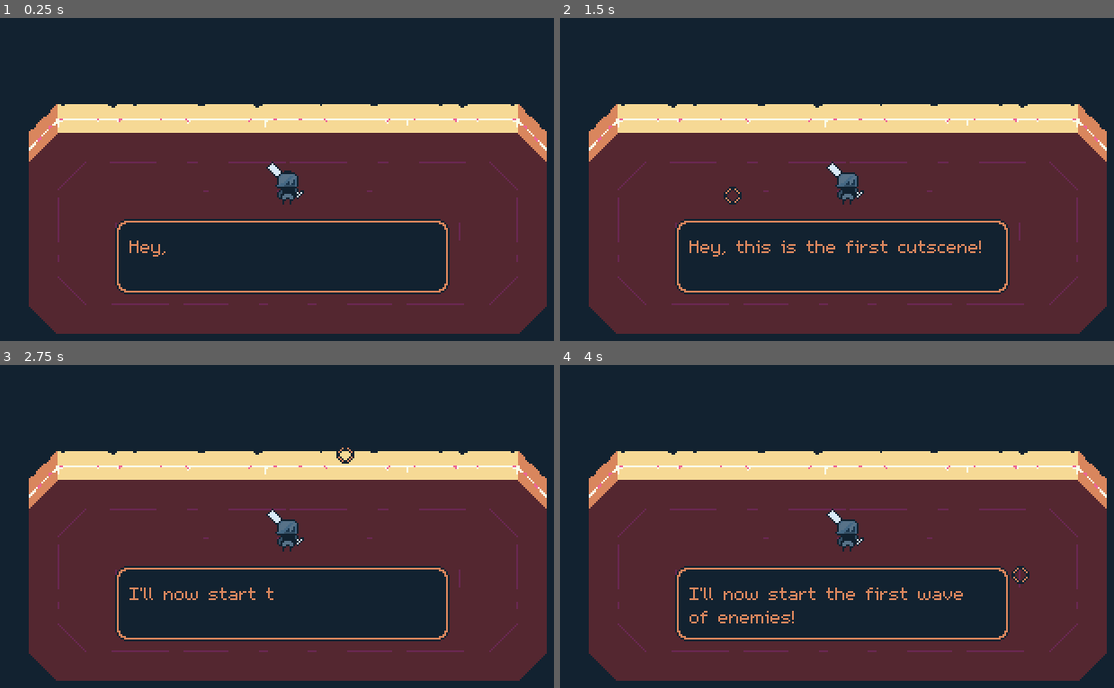
Above: before the commit, frames 1-4 (two rows, left to right).
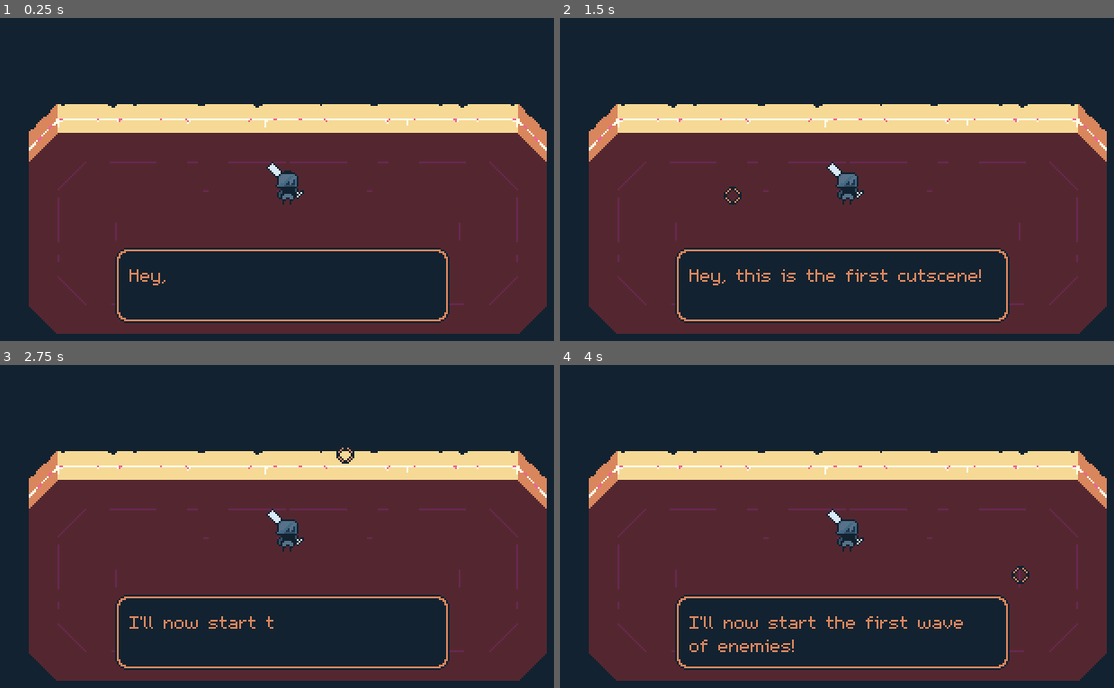
Above: after the commit, the same moments.

Repository: studio-starlight/brackeys-26-1
Game: Godot game, scene res://Scenes/Levels/game.tscn
The game is run twice, just before and just after one commit, with the same random seed, the same clock (stepped at 60 frames per second) and the same inputs.
Inputs (mouse positions are in pixels of both pictures, inside the frame that each line leads up to):
- Up to frame 1 (0.25 s): no input
- Up to frame 2 (1.5 s): move the mouse to (975, 163) at 0.52 s; press the mouse at (975, 163) at 0.53 s; hold D (right) 0.53-1.28 s; move the mouse to (731, 195) at 1.27 s; release the mouse at (731, 195) at 1.28 s; hold S (down) from 1.28 s (still down); click (731, 195) at 1.35 s
- Up to frame 3 (2.75 s): tap Enter at 2 s; move the mouse to (343, 455) at 2.02 s; release S (down) at 2.03 s; press the mouse at (343, 455) at 2.03 s; hold D (right) from 2.03 s (still down)
- Up to frame 4 (4 s): move the mouse to (820, 591) at 2.77 s; release D (right) at 2.78 s; release the mouse at (820, 591) at 2.78 s; hold W (up) 2.78-3.53 s; click (820, 591) at 2.85 s; move the mouse to (1019, 574) at 3.52 s; press the mouse at (1019, 574) at 3.53 s; hold A (left) from 3.53 s (still down)

The runs differ from the first frame. In frame 1, 12% of the frame differs, in the area x 20-82%, y 62-95%; in frame 2, 12%; in frame 3, 12%; in frame 4, 12%.

Commit message:
more

Diff:
--- a/Scenes/Levels/game.tscn
+++ b/Scenes/Levels/game.tscn
@@ -87,9 +87,9 @@
 [node name="Dialogue" type="TextureRect" parent="CutsceneManager" unique_id=250755429]
 z_index = 1000
 offset_left = 64.0
-offset_top = 112.0
+offset_top = 128.0
 offset_right = 250.0
-offset_bottom = 154.0
+offset_bottom = 170.0
 texture = ExtResource("8_dw2ve")
 
 [node name="Margins" type="MarginContainer" parent="CutsceneManager/Dialogue" unique_id=1077631019]
--- a/Scenes/Objects/attack.tscn
+++ b/Scenes/Objects/attack.tscn
@@ -45,7 +45,7 @@
 
 [sub_resource type="Animation" id="Animation_rmpwq"]
 resource_name = "attack"
-length = 0.5
+length = 0.4
 step = 0.1
 tracks/0/type = "value"
 tracks/0/imported = false
@@ -54,7 +54,7 @@
 tracks/0/interp = 1
 tracks/0/loop_wrap = true
 tracks/0/keys = {
-"times": PackedFloat32Array(0, 0.4),
+"times": PackedFloat32Array(0, 0.3),
 "transitions": PackedFloat32Array(0.5, 1),
 "update": 0,
 "values": [Vector2(16, 0), Vector2(24, 0)]
@@ -66,7 +66,7 @@
 tracks/1/interp = 1
 tracks/1/loop_wrap = true
 tracks/1/keys = {
-"times": PackedFloat32Array(0, 0.1, 0.3, 0.4),
+"times": PackedFloat32Array(0, 0.1, 0.2, 0.3),
 "transitions": PackedFloat32Array(1, 1, 1, 1),
 "update": 1,
 "values": [0, 1, 2, 3]
@@ -78,7 +78,7 @@
 tracks/2/interp = 1
 tracks/2/loop_wrap = true
 tracks/2/keys = {
-"times": PackedFloat32Array(0, 0.1, 0.4, 0.5),
+"times": PackedFloat32Array(0, 0.1, 0.3, 0.4),
 "transitions": PackedFloat32Array(1, 1, 1, 1),
 "update": 1,
 "values": [true, false, false, true]
--- /dev/null
+++ b/Scenes/Particles/death_particles.tscn
@@ -0,0 +1,35 @@
+[gd_scene format=3 uid="uid://btalbe5bl7hqm"]
+
+[ext_resource type="Texture2D" uid="uid://b75x76v0m3vdv" path="res://Graphics/Effects/Circle.png" id="1_we782"]
+[ext_resource type="Script" uid="uid://boj3c1ugq5k78" path="res://Scenes/Particles/particles.gd" id="2_0moj5"]
+
+[sub_resource type="Curve" id="Curve_0moj5"]
+_data = [Vector2(0, 1), 0.0, 0.0, 0, 0, Vector2(1, 0.1685394), 0.0, 0.0, 0, 0]
+point_count = 2
+
+[sub_resource type="CurveTexture" id="CurveTexture_tobr5"]
+curve = SubResource("Curve_0moj5")
+
+[sub_resource type="Curve" id="Curve_05mdn"]
+_data = [Vector2(0, 1), 0.0, 0.0, 0, 0, Vector2(0.7027027, 0), 0.0, 0.0, 0, 0, Vector2(1, 0), 0.0, 0.0, 0, 0]
+point_count = 3
+
+[sub_resource type="CurveTexture" id="CurveTexture_eqnvy"]
+curve = SubResource("Curve_05mdn")
+
+[sub_resource type="ParticleProcessMaterial" id="ParticleProcessMaterial_w0w3g"]
+particle_flag_disable_z = true
+radial_velocity_min = 32.249977
+radial_velocity_max = 75.25998
+radial_velocity_curve = SubResource("CurveTexture_tobr5")
+gravity = Vector3(0, 0, 0)
+scale_curve = SubResource("CurveTexture_eqnvy")
+
+[node name="DeathParticles" type="GPUParticles2D" unique_id=1018804535]
+emitting = false
+texture = ExtResource("1_we782")
+one_shot = true
+explosiveness = 0.85
+randomness = 0.82
+process_material = SubResource("ParticleProcessMaterial_w0w3g")
+script = ExtResource("2_0moj5")
--- a/Scenes/Particles/hit_particles.tscn
+++ b/Scenes/Particles/hit_particles.tscn
@@ -1,6 +1,7 @@
 [gd_scene format=3 uid="uid://drgkhnopj5ci0"]
 
 [ext_resource type="Texture2D" uid="uid://b75x76v0m3vdv" path="res://Graphics/Effects/Circle.png" id="1_3okck"]
+[ext_resource type="Script" uid="uid://boj3c1ugq5k78" path="res://Scenes/Particles/particles.gd" id="2_wdydl"]
 
 [sub_resource type="Curve" id="Curve_y18d7"]
 _limits = [-1.0, 1.0, 0.0, 1.0]
@@ -44,3 +45,4 @@
 explosiveness = 0.93
 visibility_rect = Rect2(-75, -75, 150, 150)
 process_material = SubResource("ParticleProcessMaterial_bxl2c")
+script = ExtResource("2_wdydl")
--- /dev/null
+++ b/Scenes/Particles/particles.gd
@@ -0,0 +1,7 @@
+extends GPUParticles2D
+
+func _ready() -> void:
+	connect("finished", _on_finished)
+
+func _on_finished() -> void:
+	queue_free()
--- a/Scenes/Particles/spawn_particles.tscn
+++ b/Scenes/Particles/spawn_particles.tscn
@@ -1,6 +1,7 @@
 [gd_scene format=3 uid="uid://bckujjmcy28jy"]
 
 [ext_resource type="Texture2D" uid="uid://b75x76v0m3vdv" path="res://Graphics/Effects/Circle.png" id="1_4o1xv"]
+[ext_resource type="Script" uid="uid://boj3c1ugq5k78" path="res://Scenes/Particles/particles.gd" id="2_2gdjm"]
 
 [sub_resource type="Curve" id="Curve_2gdjm"]
 _data = [Vector2(0, 1), 0.0, 0.0, 0, 0, Vector2(0.983871, 0), 0.0, 0.0, 0, 0]
@@ -21,8 +22,9 @@
 [node name="SpawnParticles" type="GPUParticles2D" unique_id=1166654602]
 emitting = false
 texture = ExtResource("1_4o1xv")
-lifetime = 1.1500000000000001
+lifetime = 1.15
 one_shot = true
 explosiveness = 0.89
 randomness = 0.75
 process_material = SubResource("ParticleProcessMaterial_o00al")
+script = ExtResource("2_2gdjm")
--- a/Scripts/Components/take_damage_box.gd
+++ b/Scripts/Components/take_damage_box.gd
@@ -4,7 +4,5 @@
 @export var parent : CharacterBody2D
 
 func take_damage(damage_amount : float, attack_position : Vector2) -> void:
-	var attack_direction = parent.global_position - attack_position
-	attack_direction = attack_position.normalized()
 	parent.take_damage(damage_amount, attack_position)
-	parent.apply_knockback(attack_direction, 100, 0.12)
+	parent.apply_knockback(attack_position)
--- a/Scripts/Objects/enemy.gd
+++ b/Scripts/Objects/enemy.gd
@@ -5,6 +5,7 @@
 # the base enemy script
 # ========================================
 const HIT_PARTICLES = preload("uid://drgkhnopj5ci0")
+const DEATH_PARTICLES = preload("uid://btalbe5bl7hqm")
 @onready var deal_damage_box: DealDamageBox = $DealDamageBox
 @onready var knockback_timer: Timer = $KnockbackTimer
 @onready var attack_timer: Timer = $AttackTimer
@@ -15,7 +16,7 @@
 @onready var detect_area: Area2D = $DetectArea
 @onready var sprite: Sprite2D = $Sprite
 @export var enemy_stats : Stats
-var hit_time : float = 0.8
+var hit_time : float = 1.0
 var attack_speed : float = 110
 var attack_time : float = 0.2
 var health : float
@@ -39,7 +40,6 @@
 
 func take_damage(damage_amount : int, damage_direction : Vector2) -> void:
 	health -= damage_amount
-	EventBus.emit_signal("shake_camera", 2, 5)
 
 	current_state = EnemyState.HIT
 	hit_timer.start(hit_time)
@@ -52,9 +52,12 @@
 		hit_particles.emitting = true
 		add_child(hit_particles)
 
-func apply_knockback(direction : Vector2, force: float, duraction : float) -> void:
-	knockback = direction * force
-	knockback_time = duraction
+func apply_knockback(source_position : Vector2) -> void:
+	var force : float = 180
+	var duration : float = 0.2
+	knockback = global_position - source_position
+	knockback = knockback.normalized() * force
+	knockback_time = duration
 	knockback_timer.start(knockback_time)
 	is_knockback = true
 
@@ -103,6 +106,10 @@
 
 func _die() -> void:
 	EventBus.emit_signal("enemy_defeated")
+	var death_particles = DEATH_PARTICLES.instantiate()
+	death_particles.global_position = global_position
+	death_particles.emitting = true
+	get_parent().add_child(death_particles)
 	queue_free()
 
 func _chase() -> void:
--- a/Scripts/Objects/player.gd
+++ b/Scripts/Objects/player.gd
@@ -16,7 +16,7 @@
 var facing_right : bool = true
 var move_direction : Vector2
 var base_damage : float = 5.0
-var attack_time : float = 0.5
+var attack_time : float = 0.4
 var knockback : Vector2
 var knockback_time : float
 @onready var attack_timer: Timer = $AttackTimer
@@ -37,9 +37,12 @@
 	else:
 		hit_animator.call_deferred("play", "hit")
 
-func apply_knockback(direction : Vector2, force: float, duraction : float) -> void:
-	knockback = direction * force
-	knockback_time = duraction
+func apply_knockback(source_position : Vector2) -> void:
+	var force : float = 50
+	var duration : float = 0.5
+	knockback = global_position - source_position
+	knockback = knockback.normalized() * force
+	knockback_time = duration
 	knockback_timer.start(knockback_time)
 	is_knockback = true
 
--- a/Scripts/Systems/wave_manager.gd
+++ b/Scripts/Systems/wave_manager.gd
@@ -44,6 +44,7 @@
 		await enemy_spawn_timer.timeout
 
 func end_wave() -> void:
+	EventBus.emit_signal("shake_camera", 10, 3)
 	Engine.time_scale = slow_mo_scale
 	slow_mo_timer.start(slow_mo_time)
 	await slow_mo_timer.timeout
Not shown, added: Scenes/Particles/particles.gd.uid
